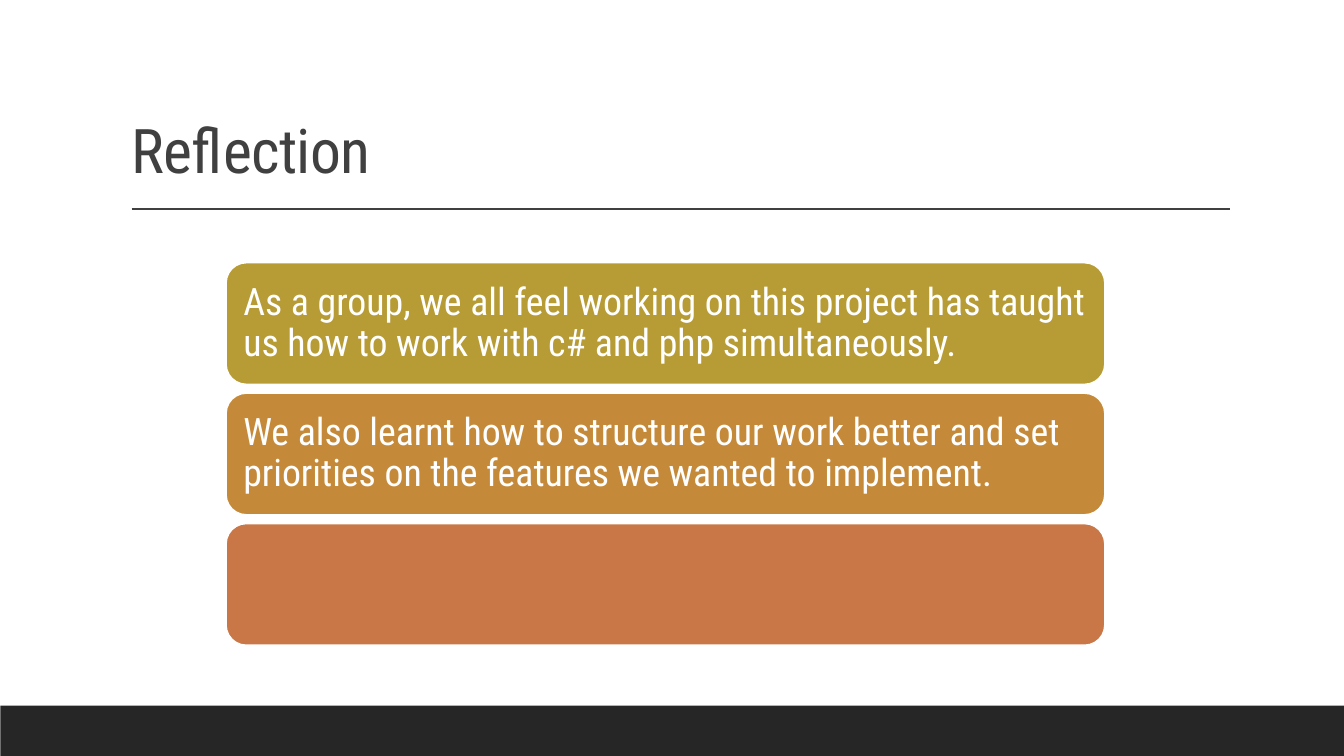
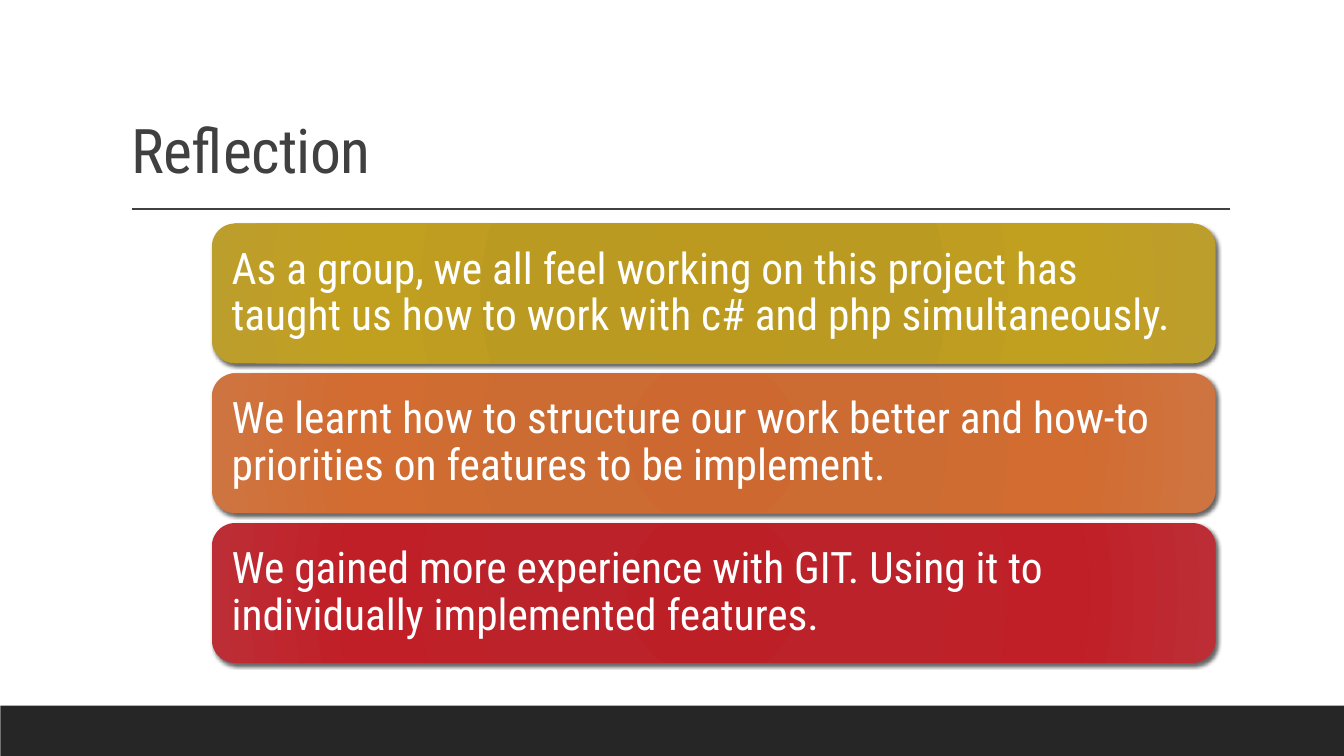
Before and after one commit to Mikey-OG/MediaBazaarproject, a slide deck: slide 7 of Project Documents/Presentation/MediaBazzarWebPresentation.pptx. Drawn at 1344x756 pixels with LibreOffice and Linux fonts; fonts in the diff are those of the drawing. Boxes give left, top, right and bottom in pixels: in the first picture for what was removed or moved away, otherwise in the second. Text is boxed around its words. In the diff, an @@ line names an element or a change of style, - is before the commit and + after.

Commit message:
Presentation

```diff
--- a/Project Documents/Presentation/MediaBazzarWebPresentation.pptx
+++ b/Project Documents/Presentation/MediaBazzarWebPresentation.pptx
@@ rounded rectangle: place and size @@
-rounded rectangle at bbox=[226, 262, 1105, 384]
+rounded rectangle at bbox=[212, 224, 1216, 364]
@@ rounded rectangle at bbox=[212, 224, 1216, 364]: fill #B79B35 to gradient #BD9B1F to #BC9B23 to #C19F20 to #BE9F2F; outline #FFFFFF 1.25 pt to none; shadow on @@
@@ text "As a group, we all ...": place and size @@
-text "As a group, we all ..." at bbox=[243, 286, 1085, 364]
+text "As a group, we all ..." at bbox=[232, 251, 1170, 340]
@@ text "As a group, we all ..." at bbox=[232, 251, 1170, 340]: size 27 to 31 pt; more space between paragraphs @@
@@ rounded rectangle: place and size @@
-rounded rectangle at bbox=[226, 393, 1105, 515]
+rounded rectangle at bbox=[212, 373, 1216, 513]
@@ rounded rectangle at bbox=[212, 373, 1216, 513]: fill #C58A39 to gradient #CD6A30 to #CC6C34 to #D36D31 to #CF7540; outline #FFFFFF 1.25 pt to none; shadow on @@
@@ text at bbox=[232, 400, 1149, 489]: text changed; size 27 to 31 pt @@
-We also learnt how to structure our work better and set priorities on the features we wanted to implement.
+We learnt how to structure our work better and how-to priorities on features to be implement.
@@ rounded rectangle: place and size @@
-rounded rectangle at bbox=[226, 523, 1105, 645]
+rounded rectangle at bbox=[212, 523, 1216, 663]
@@ rounded rectangle at bbox=[212, 523, 1216, 663]: fill #C97747 to gradient #BD1F26 to #BC232A to #C12027 to #BE2F35; outline #FFFFFF 1.25 pt to none; shadow on @@
@@ text added at bbox=[232, 550, 1042, 640], 31 pt, text #FFFFFF @@
+We gained more experience with GIT. Using it to individually implemented features.
```
Also in this commit, not shown: 5 other slides changed.
